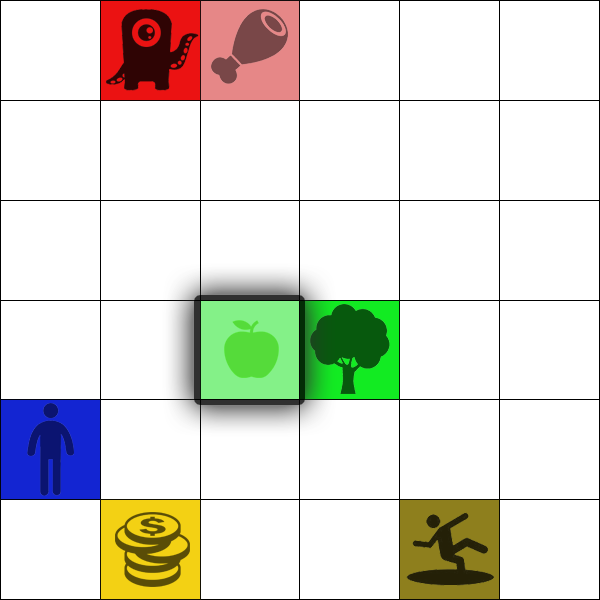
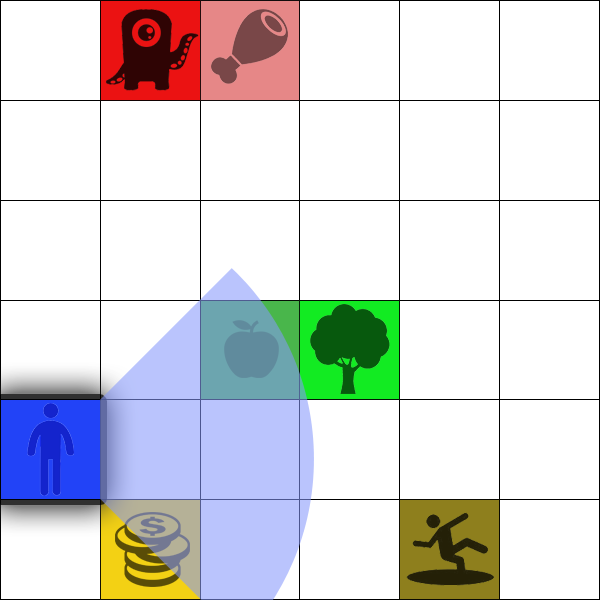
Revision of a layered 600×600 image; what changed, layer by layer:
added layer "Shape 1" (57%) above "Layer 8" over box(100, 268, 314, 600)
painted on "Layer 8" over box(1, 301, 299, 499)
